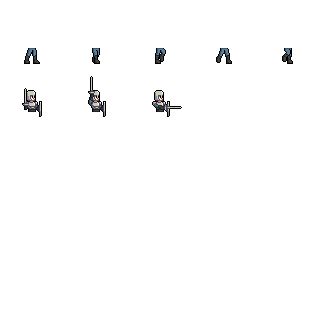
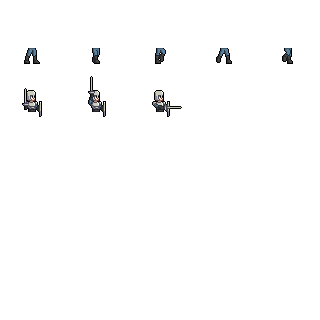
Revision of a layered (320, 320) image; what changed, layer by layer:
painted on "Layer 1" over box(31, 49, 291, 98)
